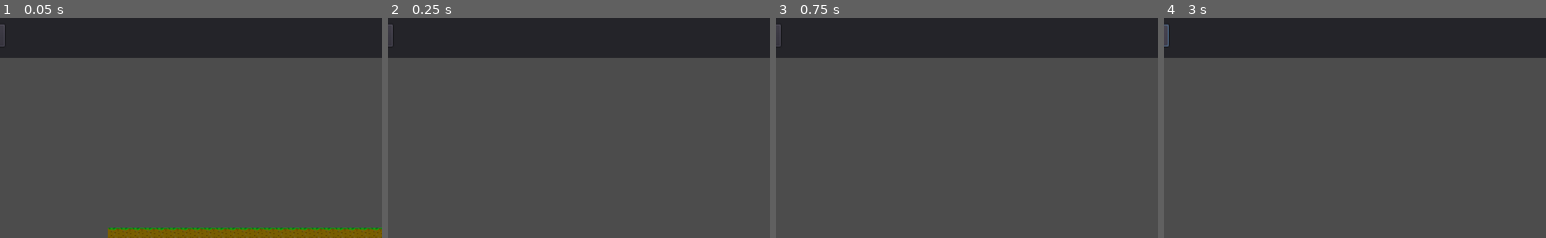
Above: before the commit, frames 1-4 (left to right).
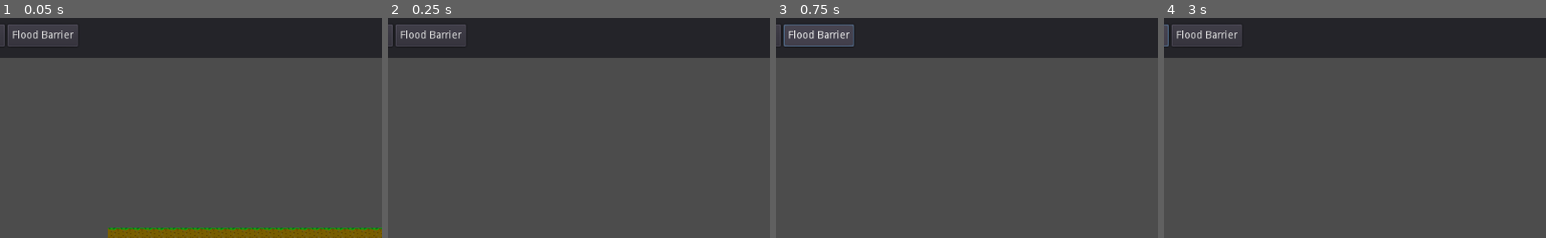
Above: after the commit, the same moments.

Repository: Groogy/LudumDare49
Game: Godot game, scene res://scenes/Game.tscn
Two runs of this game, one before a commit and one after it. Both use one fixed random seed, a clock stepped at 60 frames per second and the inputs below.
Inputs (mouse positions are % of the whole screen's width and height, from its top left):
- Up to frame 1 (0.05 s): no input
- Up to frame 2 (0.25 s): no input
- Up to frame 3 (0.75 s): click (30, 4) at 0.5 s, where only the run after the commit has a clickable "Flood Barrier"
- Up to frame 4 (3 s): click "Unselect" at 1.25 s; click "Raise Land" at 2 s; click "Lower Land" at 2.75 s
The pictures show only the part of the screen within x 24-74%, y 0-50%; the shares and areas given below are measured in that part.

The runs differ from the first frame. In frame 1, 1.2% of the frame differs, in the area x 2-21%, y 3-13%; in frame 2, 1.2%; in frame 3, 1.8%; in frame 4, 1.2%.

Commit message:
Added support for adding entities starting with flood barriers

Diff:
--- /dev/null
+++ b/logic/entities/Entity.gd
@@ -0,0 +1,25 @@
+extends Sprite
+
+
+var cell_x := 0 setget set_cell_x
+var cell_y := 0 setget set_cell_y
+
+
+func is_on(x: int, y: int) -> bool:
+	return cell_x == x and cell_y == y
+
+
+func set_cell(v: Vector2) -> void:
+	cell_x = v.x
+	cell_y = v.y
+	position = Root.map_manager.map_to_world(v)
+
+
+func set_cell_x(x: int) -> void:
+	cell_x = x
+	position = Root.map_manager.map_to_world(Vector2(cell_x, cell_y))
+
+
+func set_cell_y(y: int) -> void:
+	cell_y = y
+	position = Root.map_manager.map_to_world(Vector2(cell_x, cell_y))
--- /dev/null
+++ b/logic/entities/FloodBarrier.gd
@@ -0,0 +1 @@
+extends "Entity.gd"
--- a/logic/interface/ConstructionLogic.gd
+++ b/logic/interface/ConstructionLogic.gd
@@ -11,3 +11,7 @@
 
 func _on_lower_land():
 	Root.tool_manager.current_tool = Root.tool_manager.get_tool_flag("LOWER_LAND")
+
+
+func _on_construct_flood_barrier():
+	Root.tool_manager.current_tool = Root.tool_manager.get_tool_flag("FLOOD_BARRIER")
--- /dev/null
+++ b/logic/interface/FLoodBarrierTool.gd
@@ -0,0 +1,25 @@
+extends "BuildToolNode.gd"
+
+
+var _can_build_last_frame := false
+
+
+func _draw() -> void:
+	_can_build_last_frame = Root.construction_manager.can_construct_flood_barrier(cell_under_mouse)
+
+	var color := Color.green
+	if not _can_build_last_frame:
+		color = Color.red
+	draw_rect(Rect2(Vector2(0, 0), Vector2(16, 16)), color, false, 1.5, true)
+
+
+func can_build() -> bool:
+	return _can_build_last_frame
+
+
+func build() -> void:
+	Root.construction_manager.construct_flood_barrier(cell_under_mouse)
+
+
+func _needs_redraw() -> bool:
+	return _can_build_last_frame != Root.construction_manager.can_construct_flood_barrier(cell_under_mouse)
--- a/logic/managers/ConstructionManager.gd
+++ b/logic/managers/ConstructionManager.gd
@@ -33,3 +33,15 @@
 
 func lower_land(cell: Vector2) -> void:
 	Root.map_manager.empty_terrain_cell(cell)
+
+
+func can_construct_flood_barrier(cell: Vector2) -> bool:
+	var manager := Root.map_manager
+	if not manager.terrain.is_empty(cell.x, cell.y) or not manager.entities.is_empty(cell.x, cell.y):
+		return false
+	if not manager.terrain.is_filled(cell.x, cell.y+1) and not manager.entities.has_flood_barrier_at(cell.x, cell.y+1):
+		return false
+	return true
+
+func construct_flood_barrier(cell: Vector2) -> void:
+	Root.map_manager.entities.create_flood_barrier(cell)
--- /dev/null
+++ b/logic/managers/EntityManager.gd
@@ -0,0 +1,25 @@
+extends Node2D
+
+
+const FloodBarrierScene = preload("res://scenes/FloodBarrier.tscn")
+
+
+func is_empty(x: int, y: int) -> bool:
+	for child in get_children():
+		if child.is_on(x, y):
+			return false
+	return true
+
+
+func is_water_blocked(x: int, y: int) -> bool:
+	return not is_empty(x, y)
+
+
+func has_flood_barrier_at(x, y) -> bool:
+	return not is_empty(x, y)
+
+
+func create_flood_barrier(cell: Vector2) -> void:
+	var barrier := FloodBarrierScene.instance()
+	barrier.set_cell(cell)
+	add_child(barrier)
--- a/logic/managers/MapManager.gd
+++ b/logic/managers/MapManager.gd
@@ -2,6 +2,7 @@
 
 onready var water = $WaterMap
 onready var terrain = $TerrainMap
+onready var entities = $EntityManager
 
 
 # Queries
@@ -12,13 +13,15 @@
 func is_empty(x: int, y: int, include_partial: bool = true) -> bool:
 	return is_within_bounds(x, y) \
 		and (terrain.is_empty(x, y) or (not include_partial and terrain.is_partial(x, y))) \
-		and water.get_water_level_at(x, y) <= 0
+		and water.get_water_level_at(x, y) <= 0 \
+		and entities.is_empty(x, y)
 
 
 func can_have_more_water(x: int, y: int) -> bool:
 	return 	is_within_bounds(x, y) \
 		and (terrain.is_empty(x, y) or terrain.is_partial(x, y)) \
-		and water.get_water_level_at(x, y) < water.get_max_water_level()
+		and water.get_water_level_at(x, y) < water.get_max_water_level() \
+		and not entities.is_water_blocked(x, y)
 
 
 # Conversion
--- a/logic/managers/ToolManager.gd
+++ b/logic/managers/ToolManager.gd
@@ -1,13 +1,13 @@
 extends Node
 
 
-enum Tool { NONE, RAISE_LAND, LOWER_LAND }
+enum Tool { NONE, RAISE_LAND, LOWER_LAND, FLOOD_BARRIER }
 
 
 var current_tool: int = Tool.NONE setget set_current_tool
 
 
-onready var _tools := [null, $RaiseLandTool, $LowerLandTool]
+onready var _tools := [null, $RaiseLandTool, $LowerLandTool, $FloodBarrierTool]
 
 
 func _ready() -> void:
--- /dev/null
+++ b/scenes/FloodBarrier.tscn
@@ -0,0 +1,9 @@
+[gd_scene load_steps=3 format=2]
+
+[ext_resource path="res://art/flood_barrier.png" type="Texture" id=1]
+[ext_resource path="res://logic/entities/FloodBarrier.gd" type="Script" id=2]
+
+[node name="FloodBarrier" type="Sprite"]
+texture = ExtResource( 1 )
+offset = Vector2( 8, 4 )
+script = ExtResource( 2 )
--- a/scenes/Game.tscn
+++ b/scenes/Game.tscn
@@ -7,6 +7,7 @@
 [ext_resource path="res://scenes/TopBarInterface.tscn" type="PackedScene" id=5]
 [ext_resource path="res://logic/managers/ConstructionManager.gd" type="Script" id=6]
 [ext_resource path="res://scenes/ToolManager.tscn" type="PackedScene" id=7]
+[ext_resource path="res://logic/managers/EntityManager.gd" type="Script" id=8]
 
 [node name="Game" type="Node2D"]
 
@@ -30,6 +31,9 @@
 
 [node name="TerrainMap" parent="MapManager" instance=ExtResource( 1 )]
 
+[node name="EntityManager" type="Node2D" parent="MapManager"]
+script = ExtResource( 8 )
+
 [node name="ConstructionManager" type="Node" parent="."]
 script = ExtResource( 6 )
 
--- a/scenes/ToolManager.tscn
+++ b/scenes/ToolManager.tscn
@@ -1,8 +1,9 @@
-[gd_scene load_steps=4 format=2]
+[gd_scene load_steps=5 format=2]
 
 [ext_resource path="res://logic/managers/ToolManager.gd" type="Script" id=1]
 [ext_resource path="res://logic/interface/RaiseLandTool.gd" type="Script" id=2]
 [ext_resource path="res://logic/interface/LowerLandTool.gd" type="Script" id=3]
+[ext_resource path="res://logic/interface/FLoodBarrierTool.gd" type="Script" id=4]
 
 [node name="ToolManager" type="Node"]
 script = ExtResource( 1 )
@@ -12,3 +13,6 @@
 
 [node name="LowerLandTool" type="Node2D" parent="."]
 script = ExtResource( 3 )
+
+[node name="FloodBarrierTool" type="Node2D" parent="."]
+script = ExtResource( 4 )
--- a/scenes/TopBarInterface.tscn
+++ b/scenes/TopBarInterface.tscn
@@ -59,6 +59,13 @@
 "_edit_use_anchors_": false
 }
 
+[node name="FloodBarrier" type="Button" parent="MarginContainer/ConstructionButtons"]
+margin_left = 245.0
+margin_right = 339.0
+margin_bottom = 30.0
+text = "Flood Barrier"
+
 [connection signal="pressed" from="MarginContainer/ConstructionButtons/Unselect" to="MarginContainer/ConstructionButtons/ConstructionLogic" method="_on_unselect"]
 [connection signal="pressed" from="MarginContainer/ConstructionButtons/RaiseLand" to="MarginContainer/ConstructionButtons/ConstructionLogic" method="_on_raise_land"]
 [connection signal="pressed" from="MarginContainer/ConstructionButtons/LowerLand" to="MarginContainer/ConstructionButtons/ConstructionLogic" method="_on_lower_land"]
+[connection signal="pressed" from="MarginContainer/ConstructionButtons/FloodBarrier" to="MarginContainer/ConstructionButtons/ConstructionLogic" method="_on_construct_flood_barrier"]
Binary file added: art/flood_barrier.png
Not shown, added: art/flood_barrier.png.import
Not shown: 1 places in scenes/Game.tscn that only renumber resources
